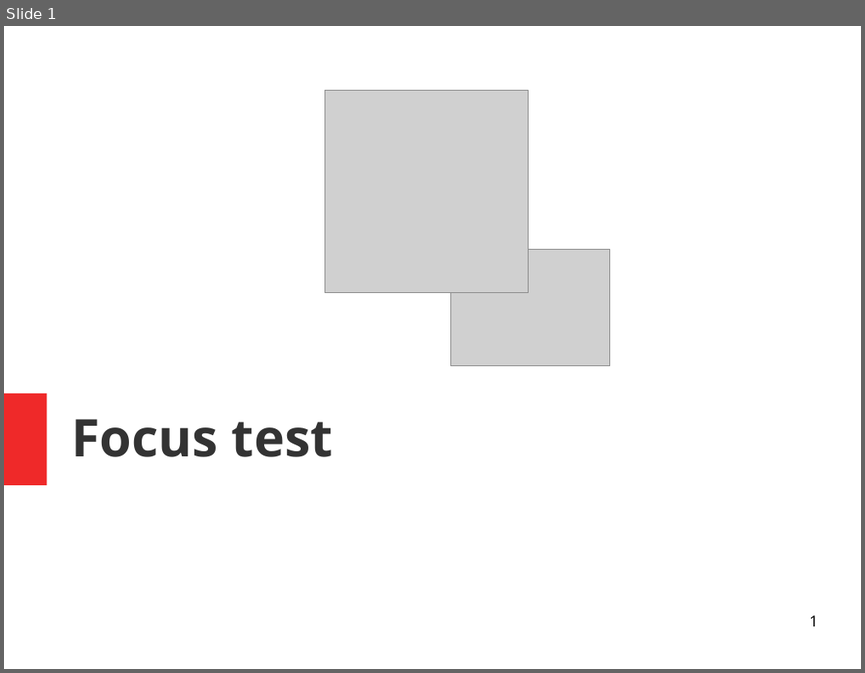
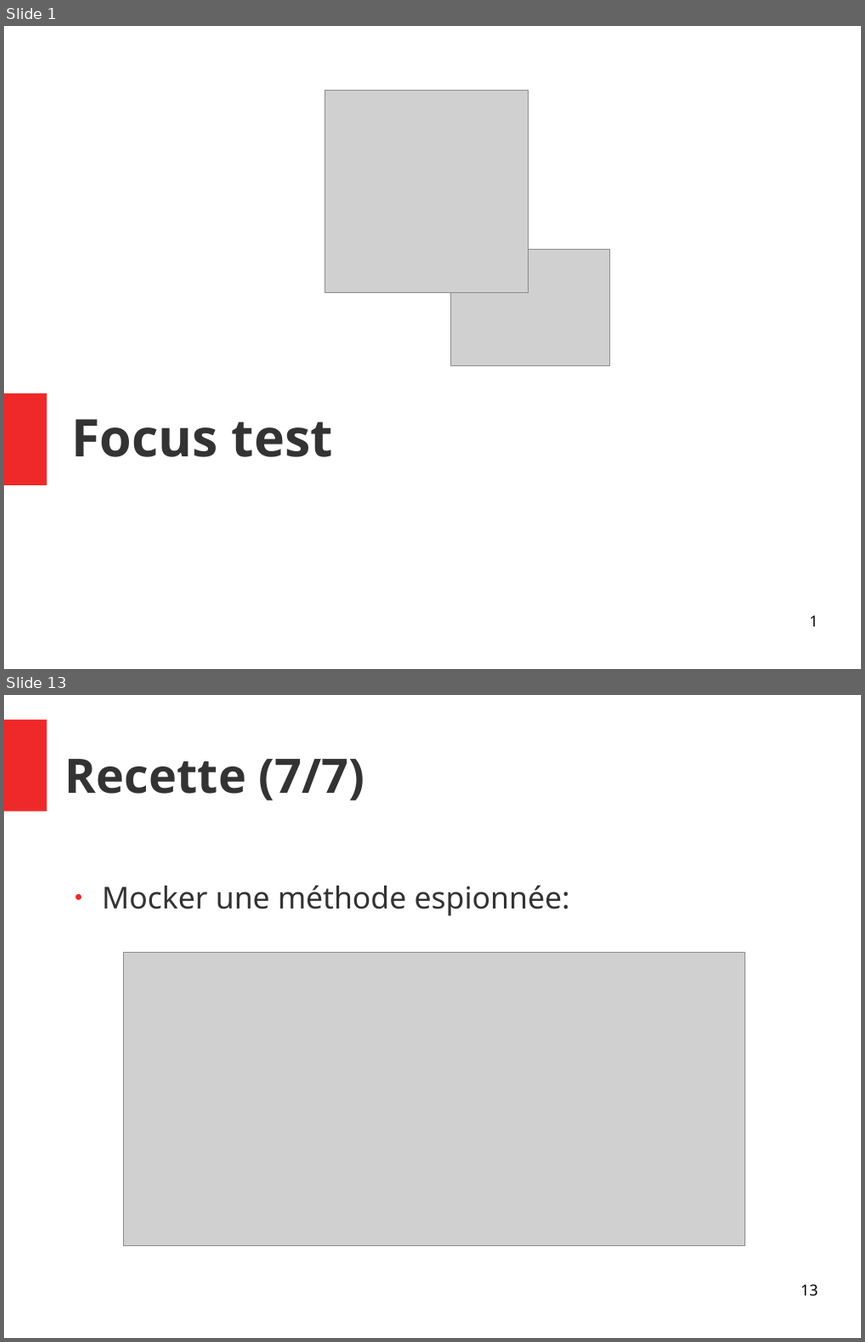
Before and after one commit to Yanoushka/angular-seed, a slide deck: docs/Focus test.odp. Shown one above the other, each under a label of ours: slide 1 before the commit, slides 1 and 13 after it; the slides between them are not shown. The pictures are 865x673 and 865x1342 pixels, drawn with LibreOffice and Linux fonts; fonts in the diff are those of the drawing; grey boxes stand for pictures. Boxes give left, top, right and bottom in pixels: in the first picture for what was removed or moved away, otherwise in the second. Text is boxed around its words. In the diff, an @@ line names an element or a change of style, - is before the commit and + after.

```diff
--- a/docs/Focus test.odp
+++ b/docs/Focus test.odp
@@ slide 13 added at [4,695,861,1338], background #FFFFFF @@
@@ rectangle added at [4,719,46,811], fill #EF2929 @@
@@ title added at [65,759,365,800], 44 pt, text #333333, bold @@
+Recette (7/7)
@@ text added at [102,885,570,916], 28 pt, text #333333 @@
+● Mocker une méthode espionnée:
@@ picture added at [124,953,745,1246] @@
@@ page number added at [800,1284,817,1296], 14 pt, text #000000 @@
+13
```
Also in this commit, not shown: 16 other slides added, 4 slides removed.
